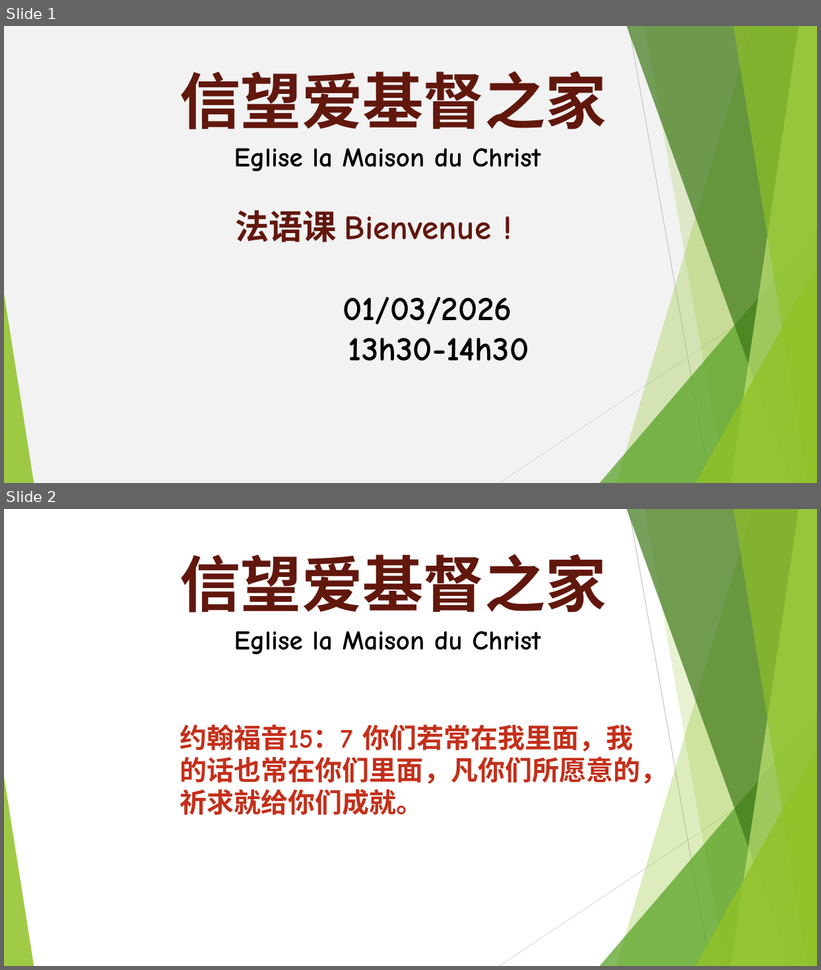
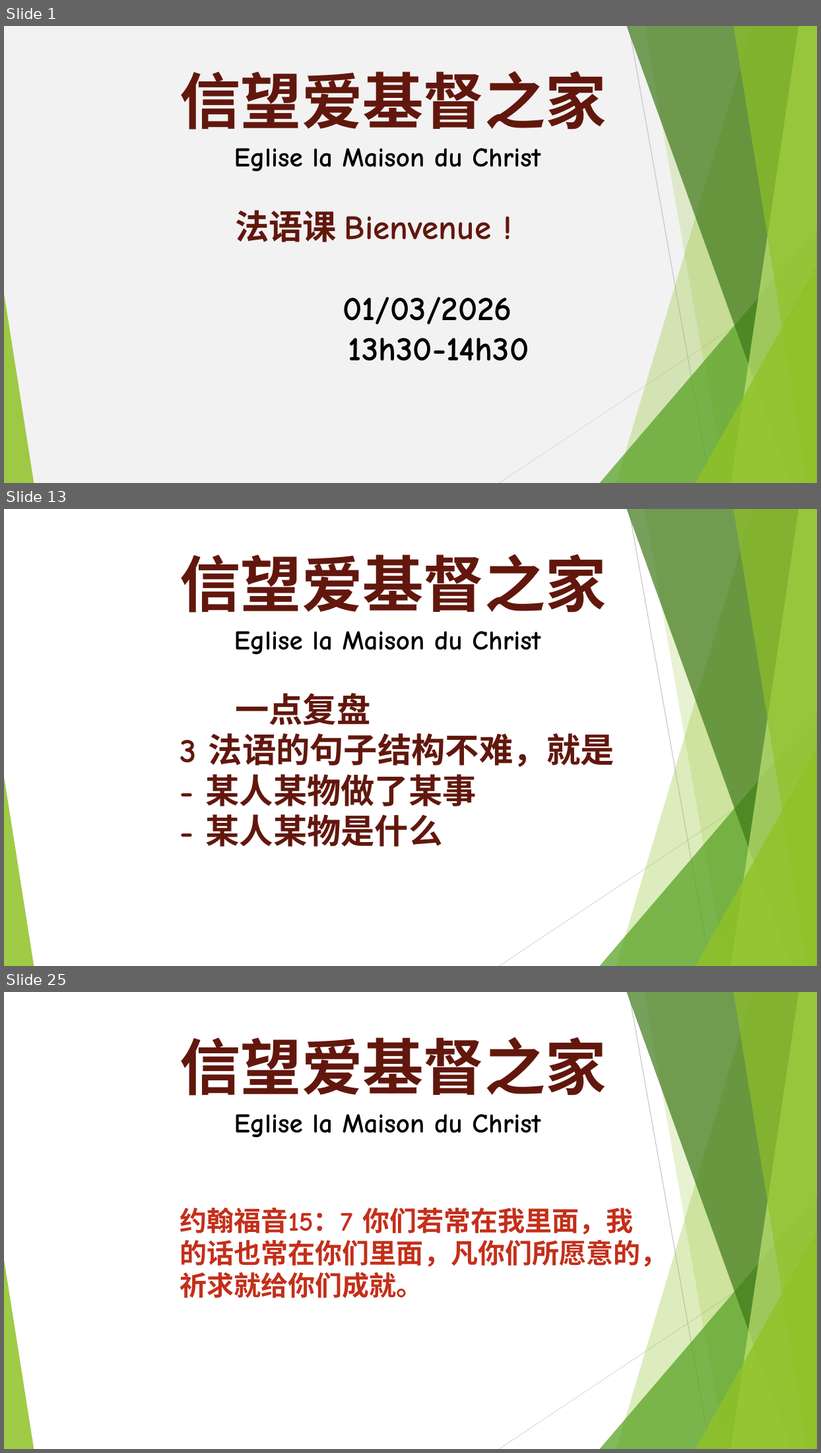
Before and after one commit to WANGZijian1994/SildePPT, a slide deck: 2026-03-01 法语课.pptx. Shown one above the other, each under a label of ours: slides 1 and 2 before the commit, slides 1, 13 and 25 after it; the slides between them are not shown. The pictures are 821x970 and 821x1453 pixels, drawn with LibreOffice and Linux fonts; fonts in the diff are those of the drawing. Boxes give left, top, right and bottom in pixels: in the first picture for what was removed or moved away, otherwise in the second. Text is boxed around its words. In the diff, an @@ line names an element or a change of style, - is before the commit and + after.

Commit message:
法语课件

```diff
--- a/2026-03-01 法语课.pptx
+++ b/2026-03-01 法语课.pptx
@@ slide 13 added at (x1=4, y1=509, x2=817, y2=966), background #FFFFFF; not listed: 10 template elements that a slide beside it also shows @@
@@ text added at (x1=180, y1=554, x2=614, y2=847), 40 pt, text #62170D, bold @@
+信望爱基督之家
+Eglise la Maison du Christ
+一点复盘
+3 法语的句子结构不难，就是
+- 某人某物做了某事
+- 某人某物是什么
@@ what was slide 2 is now slide 25 @@
```
Also in this commit, not shown: 1 slide changed, 22 other slides added, 2 other files.
